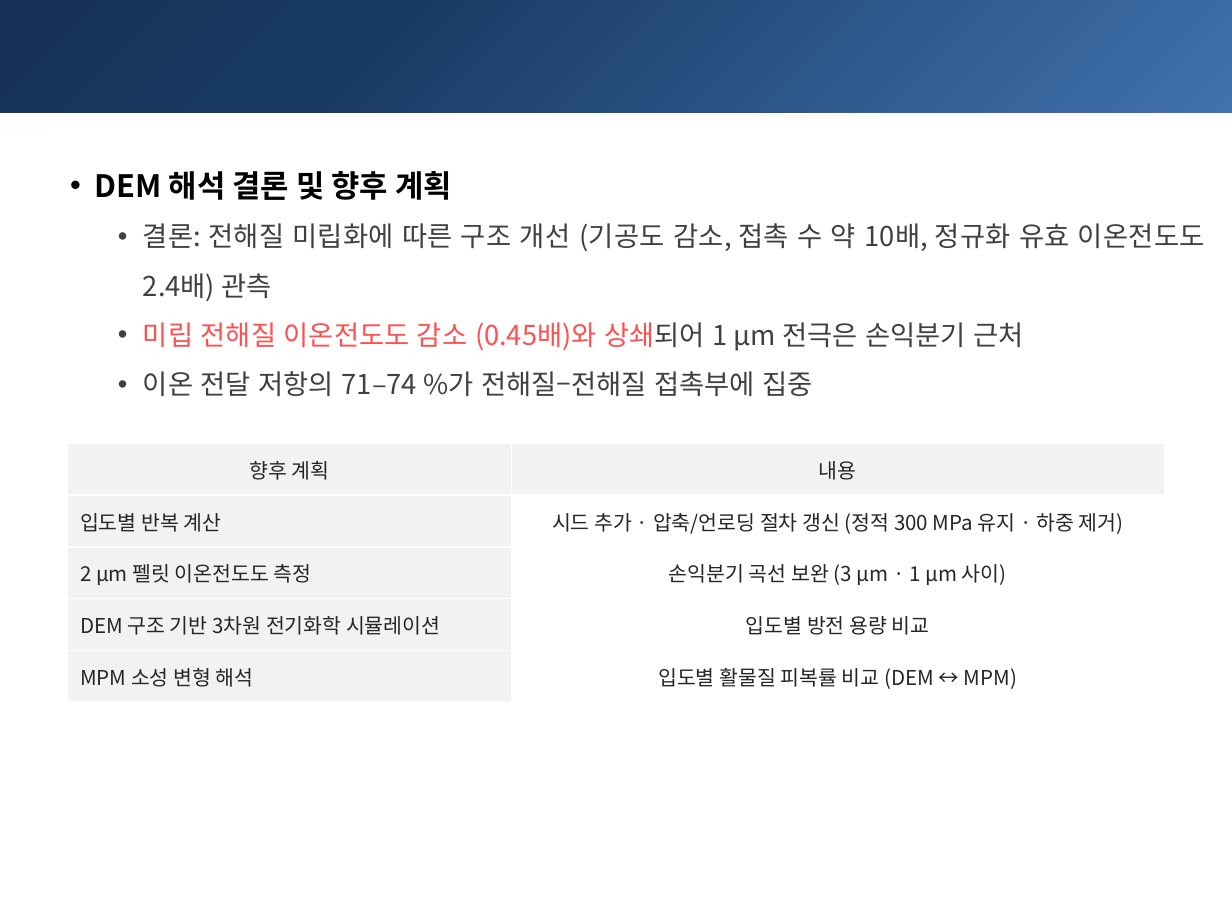
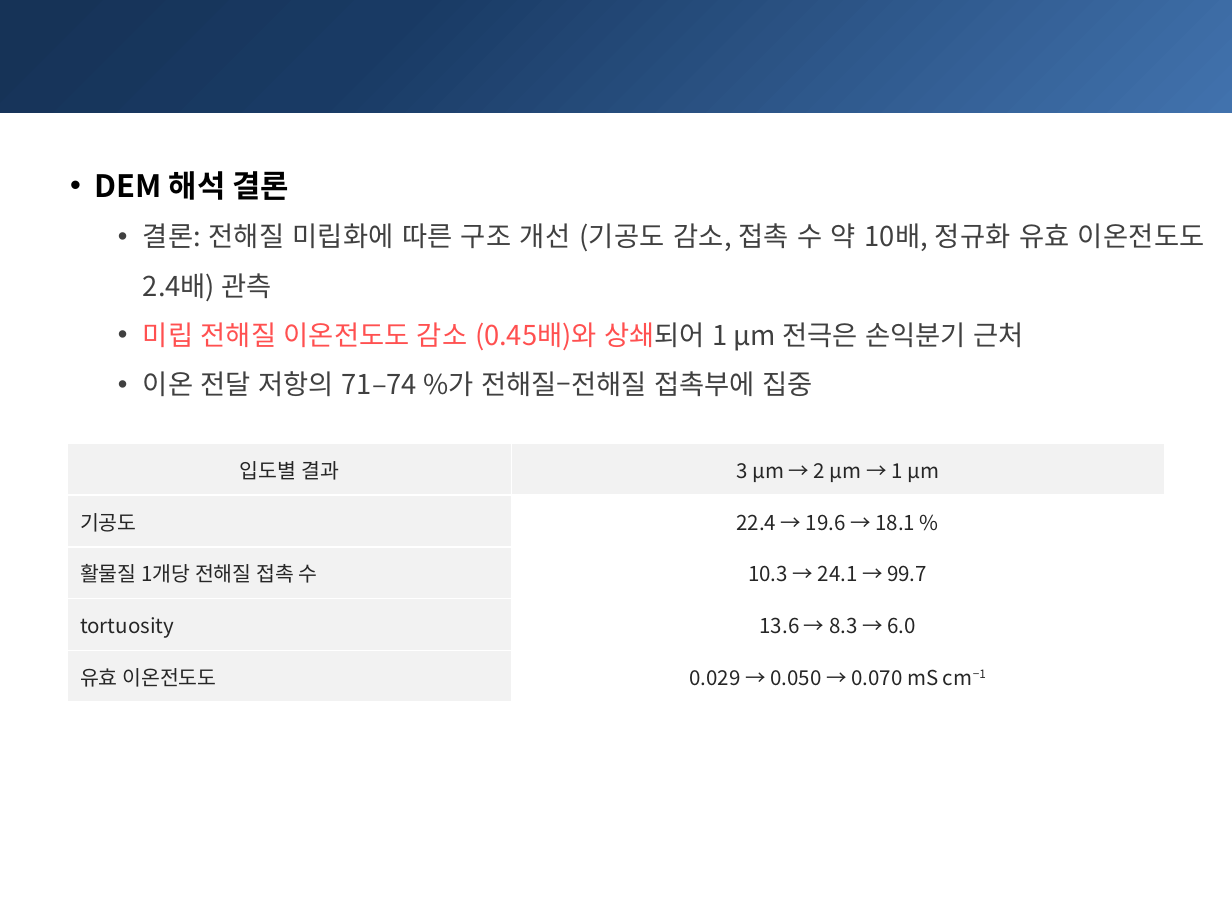
Before and after one commit to yonghoon7153-source/Yonghoon-DEM-DFT, a slide deck: slide 9 of docs/50kg/report_y4/meeting_20261104/kg50_meeting_dem8_20261104.pptx. Drawn at 1232x924 pixels with LibreOffice and Linux fonts; fonts in the diff are those of the drawing. Boxes give left, top, right and bottom in pixels: in the first picture for what was removed or moved away, otherwise in the second. Text is boxed around its words. In the diff, an @@ line names an element or a change of style, - is before the commit and + after.

```diff
--- a/docs/50kg/report_y4/meeting_20261104/kg50_meeting_dem8_20261104.pptx
+++ b/docs/50kg/report_y4/meeting_20261104/kg50_meeting_dem8_20261104.pptx
@@ text at <box>95,171,290,200</box>: text changed @@
-• DEM 해석 결론 및 향후 계획
+• DEM 해석 결론
@@ table at <box>68,444,1164,702</box> @@
-row 1, column 1: 향후 계획
+row 1, column 1: 입도별 결과
-row 1, column 2: 내용
+row 1, column 2: 3 µm → 2 µm → 1 µm
-row 2, column 1: 입도별 반복 계산
+row 2, column 1: 기공도
-row 2, column 2: 시드 추가 · 압축/언로딩 절차 갱신 (정적 300 MPa 유지 · 하중 제거)
+row 2, column 2: 22.4 → 19.6 → 18.1 %
-row 3, column 1: 2 µm 펠릿 이온전도도 측정
+row 3, column 1: 활물질 1개당 전해질 접촉 수
-row 3, column 2: 손익분기 곡선 보완 (3 µm · 1 µm 사이)
+row 3, column 2: 10.3 → 24.1 → 99.7
-row 4, column 1: DEM 구조 기반 3차원 전기화학 시뮬레이션
+row 4, column 1: tortuosity
-row 4, column 2: 입도별 방전 용량 비교
+row 4, column 2: 13.6 → 8.3 → 6.0
-row 5, column 1: MPM 소성 변형 해석
+row 5, column 1: 유효 이온전도도
-row 5, column 2: 입도별 활물질 피복률 비교 (DEM ↔ MPM)
+row 5, column 2: 0.029 → 0.050 → 0.070 mS cm−1
```
Also in this commit, not shown: 5 other files.
